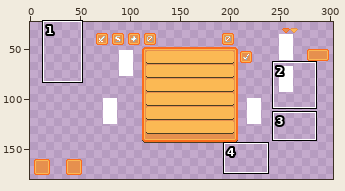
Pixel-art file, stored at Assets/concept.aseprite. Above: a wide view before the commit, with the close-up outlined.
Close-up. Before the commit:
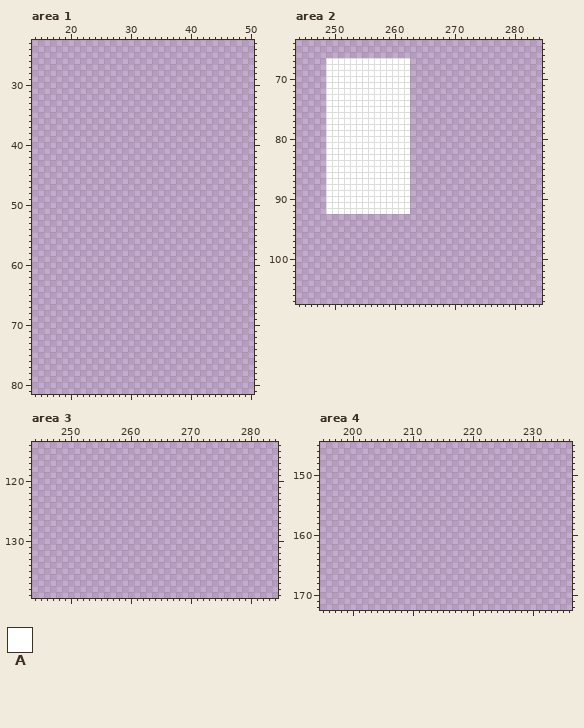
320x180 pixels, 1 frame. Shown: area 1: x 14..50, y 23..81; area 2: x 244..284, y 64..107; area 3: x 244..284, y 114..139; area 4: x 195..236, y 145..172. The wide view leaves out empty margins. The commit also changed other parts of the picture, which this record leaves out.
Palette (. is transparent): A #ffffff
Pixels before, area 2, first column x 249:
67 AAAAAAAAAAAAAA
68 AAAAAAAAAAAAAA
69 AAAAAAAAAAAAAA
70 AAAAAAAAAAAAAA
71 AAAAAAAAAAAAAA
72 AAAAAAAAAAAAAA
73 AAAAAAAAAAAAAA
74 AAAAAAAAAAAAAA
75 AAAAAAAAAAAAAA
76 AAAAAAAAAAAAAA
77 AAAAAAAAAAAAAA
78 AAAAAAAAAAAAAA
79 AAAAAAAAAAAAAA
80 AAAAAAAAAAAAAA
81 AAAAAAAAAAAAAA
82 AAAAAAAAAAAAAA
83 AAAAAAAAAAAAAA
84 AAAAAAAAAAAAAA
85 AAAAAAAAAAAAAA
86 AAAAAAAAAAAAAA
87 AAAAAAAAAAAAAA
88 AAAAAAAAAAAAAA
89 AAAAAAAAAAAAAA
90 AAAAAAAAAAAAAA
91 AAAAAAAAAAAAAA
92 AAAAAAAAAAAAAA
Once edited:
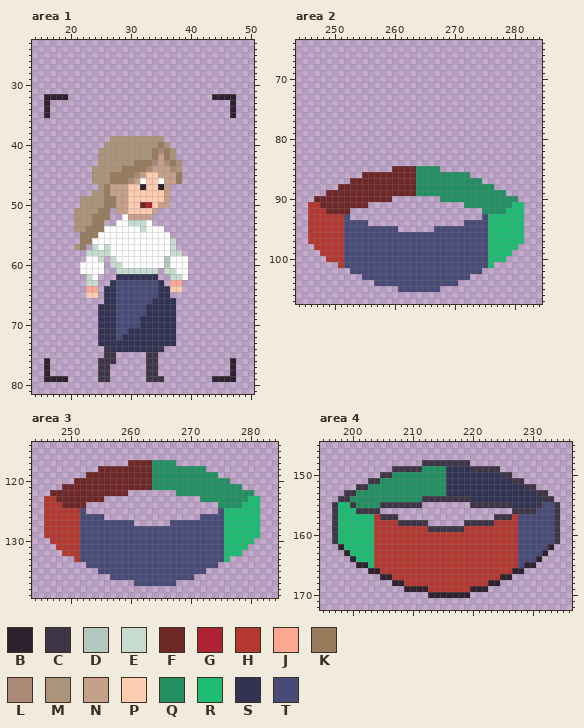
Colours new in this view: B #2e222f  C #3e3546  D #b3c7bc  E #c7dcd0  F #6e2727  G #ae2334  H #b33831  J #fca790  K #977c5e  L #ab8a78  M #ab947a  N #c7a08b  P #fdcbb0  Q #239063  R #1ebc73  S #323353  T #484a77
Change:
Changed rows in their new state; - is an unchanged pixel.
Area 1:
first column x 16:
32 BBBB------------------------BBBB
33 B------------------------------B
34 B------------------------------B
35 B------------------------------B
first column x 16:
39 -----------MMMMMMMMM------------
40 ----------MMMMMMMMMKM-----------
41 ---------MMMMMMMMMKLKM----------
42 ---------MMMMMMMMMKNKM----------
43 ---------MMMMMMKKKLNLKM---------
44 --------MMMMMKKKKLNNNLM---------
45 --------MMMKKKKLNPPNNNK---------
46 --------MMMKKKLNAPPANNK---------
47 ---------MKNNNPPBPPBN-----------
48 --------MMKNNNPPPPPPN-----------
49 ------MMMMKKNNPPPPPPN-----------
50 ------MMMMKKNNPPFGPNN-----------
51 -----MMMMKK-NNPPPPN-------------
52 -----MMMKKK--ANNNN--------------
53 -----MMMKK--AAEEEA--------------
54 -----MMKKKAAAAAAEAAA------------
55 ------KKKAAAAAAAAAAAA-----------
56 ------KKAAAAAAAAAAAAAE----------
57 -----MK-EAEAAAAAAAAAAE----------
58 -------EEEEAAAAAAAAAAEE---------
59 -------AAE-EAAAAAAAADAAA--------
60 ------AAAA-EEAAAAAAADAAA--------
61 ------AAAA--EEEEEEE-EEAA--------
62 -------EA---SSSSSSS--EEA--------
63 -------EE--STTTTTTTS-JJ---------
64 -------JJ-SSTTTTTTTSSPP---------
65 -------PP-SSTTTTTTTSS-----------
66 ----------SSTTTTTTSSSS----------
67 ---------SSSTTTTTSSSSS----------
68 ---------SSSTTTTTSSSSS----------
69 ---------SSSTTTTSSSSSS----------
70 ---------SSSTTTTSSSSSS----------
71 ---------SSSTTSSSSSSSS----------
72 ---------SSSTSSSSSSSSS----------
73 ---------SSSSSSSSSSSSS----------
74 ----------CSSSSSSSSC------------
75 ----------CC-----CC-------------
76 B--------CCC-----CC------------B
77 B--------CC------CC------------B
78 B--------CC------CC------------B
79 BBBB-----CC------CCC--------BBBB
Area 2:
first column x 246:
 67 ---..............-------------------
 68 ---..............-------------------
 69 ---..............-------------------
 70 ---..............-------------------
 71 ---..............-------------------
 72 ---..............-------------------
 73 ---..............-------------------
 74 ---..............-------------------
 75 ---..............-------------------
 76 ---..............-------------------
 77 ---..............-------------------
 78 ---..............-------------------
 79 ---..............-------------------
 80 ---..............-------------------
 81 ---..............-------------------
 82 ---..............-------------------
 83 ---..............-------------------
 84 ---..............-------------------
 85 ---...........FFFFQQQQ--------------
 86 ---......FFFFFFFFFQQQQQQQQQ---------
 87 ---....FFFFFFFFFFFQQQQQQQQQQQ-------
 88 ---..FFFFFFFFFFFFFQQQQQQQQQQQQQ-----
 89 ---FFFFFFFFFFFFFFFQQQQQQQQQQQQQQQ---
 90 -FFFFFFFFFFFFF...-----QQQQQQQQQQQQQ-
 91 HHFFFFFFFF.......---------QQQQQQQQRR
 92 HHHFFFF..........------------QQQQRRR
 93 HHHHHHT----------------------TRRRRRR
 94 HHHHHHTTTT----------------TTTTRRRRRR
 95 HHHHHHTTTTTTTTT------TTTTTTTTTRRRRRR
 96 HHHHHHTTTTTTTTTTTTTTTTTTTTTTTTRRRRRR
 97 HHHHHHTTTTTTTTTTTTTTTTTTTTTTTTRRRRRR
 98 -HHHHHTTTTTTTTTTTTTTTTTTTTTTTTRRRRR-
 99 --HHHHTTTTTTTTTTTTTTTTTTTTTTTTRRRR--
100 ---HHHTTTTTTTTTTTTTTTTTTTTTTTTRRR---
101 -----HTTTTTTTTTTTTTTTTTTTTTTTTR-----
102 -------TTTTTTTTTTTTTTTTTTTTTT-------
103 ---------TTTTTTTTTTTTTTTTTT---------
104 -----------TTTTTTTTTTTTTT-----------
105 ---------------TTTTTTT--------------
Area 3:
first column x 246:
117 --------------FFFFQQQQ--------------
118 ---------FFFFFFFFFQQQQQQQQQ---------
119 -------FFFFFFFFFFFQQQQQQQQQQQ-------
120 -----FFFFFFFFFFFFFQQQQQQQQQQQQQ-----
121 ---FFFFFFFFFFFFFFFQQQQQQQQQQQQQQQ---
122 -FFFFFFFFFFFFF--------QQQQQQQQQQQQQ-
123 HHFFFFFFFF----------------QQQQQQQQRR
124 HHHFFFF----------------------QQQQRRR
125 HHHHHHT----------------------TRRRRRR
126 HHHHHHTTTT----------------TTTTRRRRRR
127 HHHHHHTTTTTTTTT------TTTTTTTTTRRRRRR
128 HHHHHHTTTTTTTTTTTTTTTTTTTTTTTTRRRRRR
129 HHHHHHTTTTTTTTTTTTTTTTTTTTTTTTRRRRRR
130 -HHHHHTTTTTTTTTTTTTTTTTTTTTTTTRRRRR-
131 --HHHHTTTTTTTTTTTTTTTTTTTTTTTTRRRR--
132 ---HHHTTTTTTTTTTTTTTTTTTTTTTTTRRR---
133 -----HTTTTTTTTTTTTTTTTTTTTTTTTR-----
134 -------TTTTTTTTTTTTTTTTTTTTTT-------
135 ---------TTTTTTTTTTTTTTTTTT---------
136 -----------TTTTTTTTTTTTTT-----------
137 ---------------TTTTTTT--------------
Area 4:
first column x 197:
148 ---------------CCCCCCCC---------------
149 ----------CCCCCQQQQSSSSCCCCC----------
150 --------CCQQQQQQQQQSSSSSSSSSCC--------
151 ------CCQQQQQQQQQQQSSSSSSSSSSSCC------
152 ----CCQQQQQQQQQQQQQSSSSSSSSSSSSSCC----
153 --CCQQQQQQQQQQQQQQQSSSSSSSSSSSSSSSCC--
154 -CCQQQQQQQQQQQQCCCCCCCCSSSSSSSSSSSSCC-
155 CRRCQQQQCCCCCCC--------CCCCCCCSSSSCTTC
156 CRRRCCCC----------------------CCCCTTTC
157 CRRRRRRHCCC----------------CCCHTTTTTTC
158 CRRRRRRHHHHCCCCC------CCCCCHHHHTTTTTTC
159 CRRRRRRHHHHHHHHHCCCCCCHHHHHHHHHTTTTTTC
160 CRRRRRRHHHHHHHHHHHHHHHHHHHHHHHHTTTTTTC
161 CRRRRRRHHHHHHHHHHHHHHHHHHHHHHHHTTTTTTC
162 -BRRRRRHHHHHHHHHHHHHHHHHHHHHHHHTTTTTB-
163 --BRRRRHHHHHHHHHHHHHHHHHHHHHHHHTTTTB--
164 ---BRRRHHHHHHHHHHHHHHHHHHHHHHHHTTTB---
165 ----BBRHHHHHHHHHHHHHHHHHHHHHHHHTBB----
166 ------BBHHHHHHHHHHHHHHHHHHHHHHBB------
167 --------BBHHHHHHHHHHHHHHHHHHBB--------
168 ----------BBHHHHHHHHHHHHHHBB----------
169 ------------BBBBHHHHHHHBBB------------
170 ----------------BBBBBBB---------------
Pixel boxes of the changes (left, top, right, bottom) in both close-ups:
added: (44, 94, 68, 118)
added: (212, 94, 236, 118)
added: (74, 136, 188, 382)
added: (44, 358, 68, 382)
added: (212, 358, 236, 382)
changed: (308, 58, 524, 292)
added: (44, 460, 260, 586)
added: (332, 460, 560, 598)
